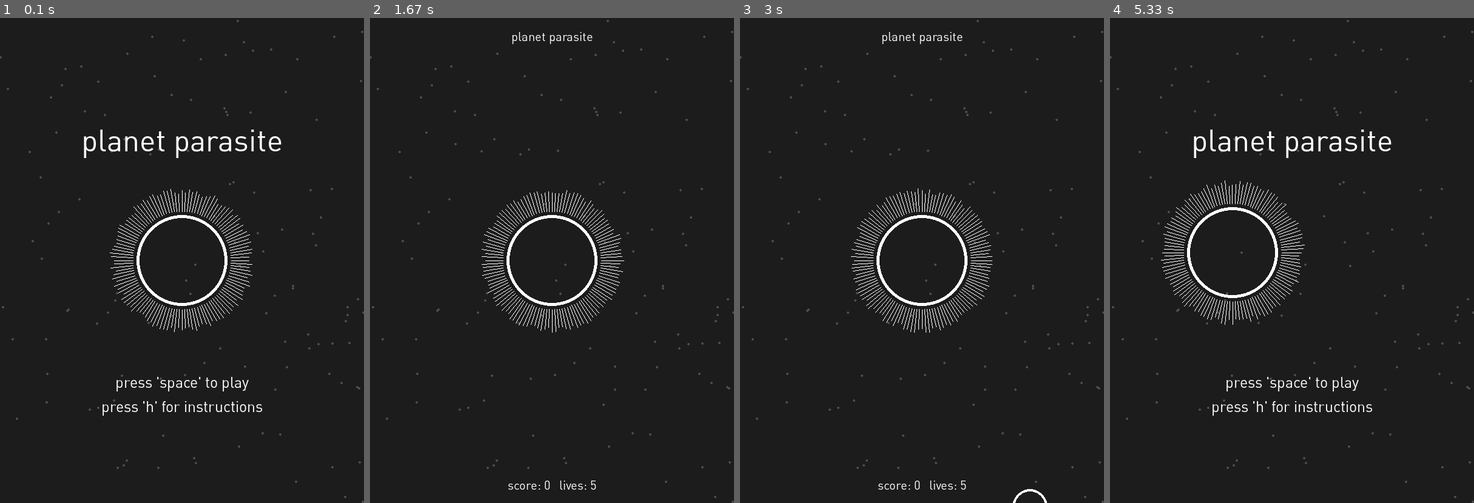
Above: before the commit, frames 1-4 (left to right).
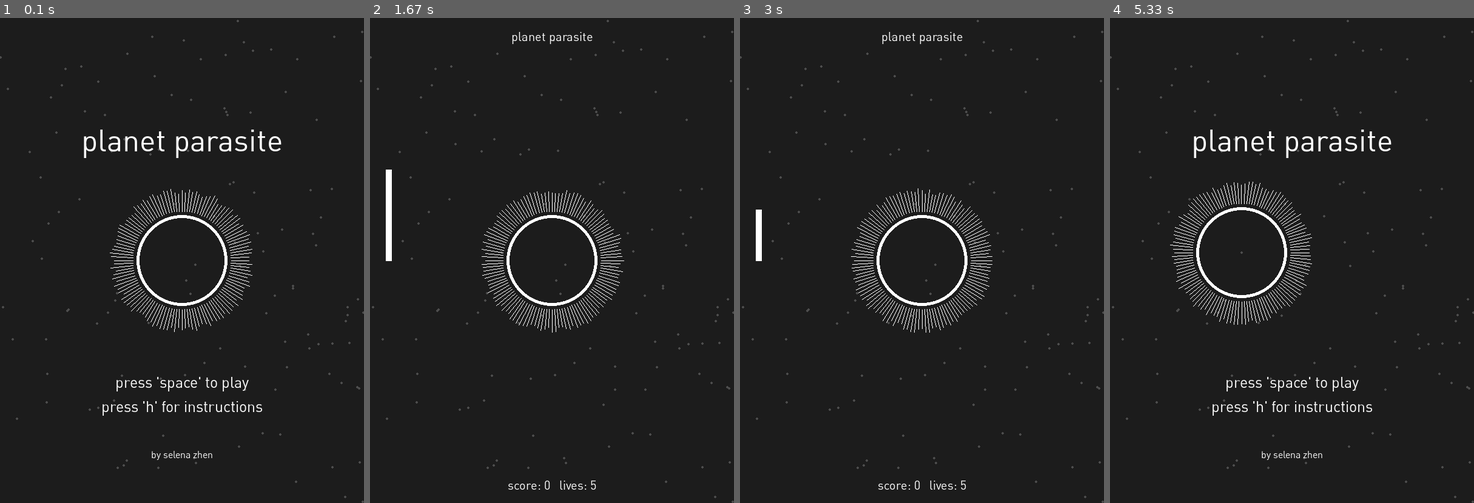
Above: after the commit, the same moments.

Repository: selenazhen/planetParasite
Game: pygame game, started from Game.py
The game is run twice, just before and just after one commit, with the same random seed, the same clock (stepped at 60 frames per second) and the same inputs.
Inputs:
- Up to frame 1 (0.1 s): no input
- Up to frame 2 (1.67 s): hold H 0.33-0.8 s; hold Right 0.33-0.8 s; hold Right 0.83-1.3 s; tap Space at 0.9, 1.2, 1.4 s; hold Up 1.33-1.63 s
- Up to frame 3 (3 s): hold 1 2.17-2.7 s; hold Left 2.17-2.7 s; tap Space at 2.23, 2.53, 2.8 s; tap 0 at 2.32 s; hold Left from 2.73 s (still down); tap 1 at 2.88 s
- Up to frame 4 (5.33 s): tap Space at 3.1, 3.37, 3.7, 4, 4.13, 4.53, 4.83, 5.2 s; release Left at 3.27 s; hold Down 3.3-3.6 s; hold Left 3.63-4.03 s; tap 0 at 3.78, 5.28 s; hold Up 4.07-4.43 s; tap 1 at 4.22 s; hold Right 4.47-5.1 s; hold Down from 5.13 s (still down)

The runs differ from the first frame. In frame 1, less than 0.1% of the frame differs, in the area x 41-59%, y 89-92%; in frame 2, 0.3%; in frame 3, 0.2%; in frame 4, 2.2%, in the area x 14-59%, y 33-92%.

Commit message:
beginning powerups working on attack

Diff:
--- a/Game.py
+++ b/Game.py
@@ -14,8 +14,9 @@
 '''
 Game.py
 Actually implements the game
-edit redraw all here
+edit drawing functions here
 '''
+
 
 class Game(PygameGame):
     def init(self):
@@ -28,7 +29,7 @@
         self.titleGroup = pygame.sprite.Group()
         self.parasiteTitle = pygame.sprite.Group()
         # self.tentacleGroup = pygame.sprite.Group()
-        self.instructionGroup = pygame.sprite.Group()
+        self.instructionsInhabited = pygame.sprite.Group()
 
         self.starList = []
 
@@ -52,37 +53,58 @@
         titleNew = Title()
         self.titleGroup.add(titleNew)
 
-        instructionsNew = Instructions()
-        self.instructionGroup.add(instructionsNew)
+        inhabitedTitleNew = Inhabited((self.width//20)*27,(self.height//10)*15)
+        self.instructionsInhabited.add(inhabitedTitleNew)
+        self.formed = False
 
     def drawInstructions(self,screen):
         print ('drawinstructions screen is on')
         self.screen.fill(self.bgColor)
         w,h,m = self.width,self.height,self.margin
 
-        print (self.instructionsPage)
         if self.instructionsPage == 1:
             titleFont = pygame.font.Font("DINPro.otf", 30)
             titleText = titleFont.render('how to play', True, WHITE)
             titleRect = titleText.get_rect()
             titleRect.centerx = self.width//2
-            titleRect.centery = (self.height//10)*1
-
-            parasiteFont = pygame.font.Font("DINPro.otf", 22)
-            parasiteText = parasiteFont.render('this is you', True, WHITE)
+            titleRect.centery = (self.height//20)*2
+
+            parasiteFont = pygame.font.Font("DINPro.otf", 19)
+            parasiteText = parasiteFont.render("this is you (a parasite)", True, WHITE)
             parasiteRect = parasiteText.get_rect()
-            parasiteRect.left = (self.width//10)*2
-            parasiteRect.centery = (self.height//10)*3
-
-            planetFont = pygame.font.Font("DINPro.otf", 22)
-            planetText = planetFont.render('these are planets', True, WHITE)
+            parasiteRect.left = (self.width//40)*5
+            parasiteRect.centery = (self.height//20)*6
+
+            planetFont = pygame.font.Font("DINPro.otf", 19)
+            planetText = planetFont.render('these are uninhabited planets', True, WHITE)
             planetRect = planetText.get_rect()
-            planetRect.left = (self.width//10)*2
-            planetRect.centery = (self.height//10)*6
-
+            planetRect.left = (self.width//40)*5
+            planetRect.centery = (self.height//20)*11
+
+            inhabitedFont = pygame.font.Font("DINPro.otf", 19)
+            if not self.formed:
+                inhabitedText = inhabitedFont.render('this is a developing planet', True, WHITE)
+            if self.formed:
+                inhabitedText = inhabitedFont.render('this is an inhabited planet', True, WHITE)
+            inhabitedRect = inhabitedText.get_rect()
+            inhabitedRect.left = (self.width//40)*5
+            inhabitedRect.centery = (self.height//20)*16
+
+
+            if self.frameCount >= 60 and self.frameCount % 3 == 0: #inhabited planets get larger and larger as time goes on
+                for inhabited in self.instructionsInhabited:
+                    #if inhabited planet gets larger than a certain size:
+                    if (inhabited.inhabitedSize >= .06*min(inhabited.imageX,inhabited.imageY)):
+                        inhabited.stopUpdating(WHITE)
+                        inhabited.dotted()
+                        self.formedInhabitedGroup.add(inhabited)
+                        self.instructionsInhabited.remove(inhabited)
+                        self.formed = True
+                    else:
+                        inhabited.update()
 
             #draw parasite
-            px = (self.width//10)*7
+            px = (self.width//20)*15
             py = (self.height//10)*3
             pygame.draw.circle(self.screen, WHITE,(px,py), parasiteSize, 5) #draw parasite
             for div in range(self.divisions):
@@ -96,27 +118,63 @@
 
             #draw little planets
             pygame.draw.circle(self.screen, WHITE,
-                            ((self.width//60)*40,(self.height//30)*19),
+                            ((self.width//60)*42,(self.height//30)*17),
                             planetSize, 2) #draw planet top left
             pygame.draw.circle(self.screen, WHITE,
-                            ((self.width//60)*45,(self.height//30)*18),
+                            ((self.width//60)*47,(self.height//30)*16),
                             planetSize, 2) #draw planet top right
             pygame.draw.circle(self.screen, WHITE,
-                            ((self.width//60)*46,(self.height//30)*20),
+                            ((self.width//60)*48,(self.height//30)*18),
                             planetSize, 2) #draw planet
 
             #draw text
+            self.instructionsInhabited.draw(self.screen)
+            self.formedInhabitedGroup.draw(self.screen)
             self.screen.blit(titleText, titleRect)
             self.screen.blit(parasiteText, parasiteRect)
             self.screen.blit(planetText, planetRect)
+            self.screen.blit(inhabitedText, inhabitedRect)
+
 
         if self.instructionsPage == 2:
             titleFont = pygame.font.Font("DINPro.otf", 30)
-            titleText = titleFont.render('shit', True, WHITE)
+            titleText = titleFont.render('how to play', True, WHITE)
             titleRect = titleText.get_rect()
-            titleRect.centerx = screenWidth//2
-            titleRect.centery = screenHeight//8
+            titleRect.centerx = self.width//2
+            titleRect.centery = (self.height//20)*2
+
+            parFont = pygame.font.Font("DINPro.otf", 20)
+
+            text1 = wrapline("capture the uninhabited planets and the developing planets but avoid the fully formed inhabited planets.", parFont, 475)
+            text2 = wrapline("for every time you are caught within the safety zone of an inhabited planet you lose a life and your tentacles shorten.", parFont, 475)
+            text3 = wrapline("look for planets with powerups to help improve your parasitic nature.", parFont, 475)
+
+            lineSpacing = self.height//30
+            for i in range(len(text1)):
+                parText = parFont.render(text1[i], True, WHITE)
+                parRect = parText.get_rect()
+                parRect.left = (self.width//40)*5
+                parRect.centery = (self.height//40)*8 + (lineSpacing*i)
+                self.screen.blit(parText, parRect)
+
+            for i in range(len(text2)):
+                parText = parFont.render(text2[i], True, WHITE)
+                parRect = parText.get_rect()
+                parRect.left = (self.width//40)*5
+                parRect.centery = (self.height//40)*12 + (lineSpacing*i)
+                self.screen.blit(parText, parRect)
+
+            for i in range(len(text3)):
+                parText = parFont.render(text3[i], True, WHITE)
+                parRect = parText.get_rect()
+                parRect.left = (self.width//40)*5
+                parRect.centery = (self.height//40)*17 + (lineSpacing*i)
+                self.screen.blit(parText, parRect)
+
             self.screen.blit(titleText, titleRect)
+            self.screen.blit(parText, parRect)
+        if self.instructionsPage == 3:
+            self.instructions = False
 
     def drawSplash(self,screen):
         print ('drawsplash screen is on')
@@ -126,7 +184,11 @@
         for star in self.starList:
             pygame.draw.circle(self.screen, DARKGREY,(star[0],star[1]),2)
 
-        self.titleGroup.draw(screen)
+        nameFont = pygame.font.Font("DINPro.otf", 16)
+        nameText = nameFont.render('by selena zhen', True, WHITE)
+        nameRect = nameText.get_rect()
+        nameRect.centerx = (self.width//2)
+        nameRect.centery = (self.height//20)*18
 
         pygame.draw.circle(self.screen, WHITE,(self.tw//2,self.th//2), parasiteSize, 5) #draw parasite
         for div in range(self.divisions):
@@ -152,9 +214,11 @@
             print ('its too far down')
             self.vSpeed *= -1
 
+        self.titleGroup.draw(screen)
+        self.screen.blit(nameText, nameRect)
 
     def drawGame(self, screen):
-        print ('drawgame is on')
+        # print ('drawgame is on')
         self.screen.fill(self.bgColor)
         w,h,m = self.width,self.height,self.margin
         font = pygame.font.Font("DINPro.otf", 20)
@@ -167,30 +231,55 @@
 
         #add inhabited planets
         if self.frameCount % 60 == 0:
-            inhabitedNew = Inhabited()
+            inhabitedNew = Inhabited(0,0)
             self.inhabitedGroup.add(inhabitedNew)
-            print ('new uninhabited')
+            # print ('new uninhabited')
 
         #add a planet every so often
         if self.frameCount % 60 == 0:
             planet = Planet()
             self.planetGroup.add(planet)
-            print ('new planet')
+            # print ('new planet')
+
+        #attack stuff here
+        print (self.attackMeter)
+        if self.attack:
+            self.tentacleColor = RED
+            self.attackMeter -= 2 #reduce attacklevel faster
+        if not self.attack:
+            self.tentacleColor = WHITE
+            if self.frameCount % 20 == 0:
+                self.attackMeter += 1 #regain attack level slowly
+            self.attackMeter = min(self.attackMeter,100)
+        aX = self.width//20
+        aY = self.height//2
+        pygame.draw.line(self.screen,self.tentacleColor,(aX,aY),
+                        (aX, aY - (1.5*self.attackMeter)), 10)
 
         for parasite in self.parasite:
-            collisionPlanetsList = pygame.sprite.spritecollide(parasite,self.planetGroup,  False,
-                            pygame.sprite.collide_circle)
-            for capturedPlanet in collisionPlanetsList:
-                self.planetGroup.remove(capturedPlanet)
-                self.score += 10
-                capturedNew = Captured(w//2+random.randrange(-(parasiteSize-(1.5*planetSize)),(parasiteSize-(1.5*planetSize))),h//2+random.randrange(-(parasiteSize-(1.5*planetSize)),(parasiteSize-(1.5*planetSize))))
-                self.capturedGroup.add(capturedNew)
-            collisionInhabitedList = pygame.sprite.spritecollide(parasite,self.formedInhabitedGroup,  False,
-                            pygame.sprite.collide_circle)
-            for hitInhabited in collisionInhabitedList:
-                hitInhabited.stopUpdating(PINK) #turn the hit inhabited planet pink for right now
-                self.formedInhabitedGroup.remove(hitInhabited) #remove inhabited
-                self.lives -= 1
+            if self.attack:
+                collisionAttackList = pygame.sprite.spritecollide(parasite,self.inhabitedGroup,  False,
+                                pygame.sprite.collide_circle)
+                for attacked in collisionAttackList:
+                    self.inhabitedGroup.remove(attacked)
+
+            if not self.attack:
+                collisionPlanetsList = pygame.sprite.spritecollide(parasite,self.planetGroup,  False,
+                                pygame.sprite.collide_circle)
+                for capturedPlanet in collisionPlanetsList:
+                    self.planetGroup.remove(capturedPlanet)
+                    self.score += 10
+                    capturedNew = Captured(w//2+random.randrange(-(parasiteSize-(1.5*planetSize)),
+                                (parasiteSize-(1.5*planetSize))),
+                                h//2+random.randrange(-(parasiteSize-(1.5*planetSize)),
+                                (parasiteSize-(1.5*planetSize))))
+                    self.capturedGroup.add(capturedNew)
+                collisionInhabitedList = pygame.sprite.spritecollide(parasite,self.formedInhabitedGroup,  False,
+                                pygame.sprite.collide_circle)
+                for hitInhabited in collisionInhabitedList:
+                    hitInhabited.stopUpdating(PINK) #turn the hit inhabited planet pink for right now
+                    self.formedInhabitedGroup.remove(hitInhabited) #remove inhabited
+                    self.lives -= 1
 
         # change length of tentacles based on lives
         if self.lives == 4:
@@ -237,15 +326,15 @@
 
         self.parasite.update(self.tentaclesMax-7) #reduce radius by a few pixels to get make appearance better
 
+        for star in self.starList:
+            pygame.draw.circle(self.screen, DARKGREY,(star[0],star[1]),2)
+
         #DRAW STATEMENTS
         self.capturedGroup.draw(screen)
         self.planetGroup.draw(screen)
         self.inhabitedGroup.draw(screen)
         self.formedInhabitedGroup.draw(screen)
         self.parasite.draw(screen)
-
-        for star in self.starList:
-            pygame.draw.circle(self.screen, DARKGREY,(star[0],star[1]),2)
 
         for div in range(self.divisions):
             divAngle = div*((math.pi*2)/self.divisions)
@@ -254,9 +343,7 @@
             outerDivY = h//2 + ((parasiteSize+self.length) * math.sin(divAngle))
             innerDivX = w//2 + ((parasiteSize+6) * math.cos(divAngle))
             innerDivY = h//2 + ((parasiteSize+6) * math.sin(divAngle))
-            pygame.draw.line(self.screen,WHITE,(innerDivX,innerDivY), (outerDivX, outerDivY), 1)
-            # tentacleNew = Tentacle(innerDivX,innerDivY,outerDivX,outerDivY)
-            # self.tentacleGroup.add(tentacleNew)
+            pygame.draw.line(self.screen,self.tentacleColor,(innerDivX,innerDivY), (outerDivX, outerDivY), 1)
 
         # pygame.draw.rect(screen, CHARCOAL,(0, 0, w, m)) #border top rect
         # pygame.draw.rect(screen, CHARCOAL,(0, 0, m, h)) #border bottom rect
--- a/Inhabited.py
+++ b/Inhabited.py
@@ -13,12 +13,15 @@
 class Inhabited(pygame.sprite.Sprite):
 
 
-    def __init__(self):
+    def __init__(self,cx,cy):
         pygame.sprite.Sprite.__init__(self)
-
-        #randomize position with posX and posY
-        posX = random.randrange(250,2*screenWidth)
-        posY = random.randrange(250,2*screenHeight)
+        #randomize position with posX and posY if specific location is not given
+        if cx == 0 and cy == 0:
+            posX = random.randrange(250,2*screenWidth)
+            posY = random.randrange(250,2*screenHeight)
+        else:
+            posX = cx
+            posY = cy
         # posX = random.randrange(0,2*screenWidth)
         # posY = random.randrange(0,2*screenHeight)
         #find location of image surface
@@ -30,8 +33,10 @@
         self.coordsY = self.imageY//2
         self.color = WHITE
         self.rect = self.image.get_rect()
-        self.radius = .5*parasiteSize*2
         self.inhabitedSize = planetSize
+        self.radius = self.inhabitedSize
+        # self.radius = .5*parasiteSize*2
+
         # pygame.draw.circle(self.image, self.color,(self.coordsX,self.coordsY),
         #                     self.inhabitedSize)
         self.divisions = 100
--- a/gVariables.py
+++ b/gVariables.py
@@ -7,7 +7,50 @@
 BLACK = (0,0,0)
 DARKGREY = (77,77,77)
 # RED = (255,0,0)
-RED = (236,70,70)
+RED = (255,104,104)
 PINK = (249,167,167)
 ORANGE = (247,126,74)
 YELLOW = (255,250,148)
+
+
+### wrap line functions
+
+from itertools import chain
+
+def truncline(text, font, maxwidth):
+        real=len(text)
+        stext=text
+        l=font.size(text)[0]
+        cut=0
+        a=0
+        done=1
+        old = None
+        while l > maxwidth:
+            a=a+1
+            n=text.rsplit(None, a)[0]
+            if stext == n:
+                cut += 1
+                stext= n[:-cut]
+            else:
+                stext = n
+            l=font.size(stext)[0]
+            real=len(stext)
+            done=0
+        return real, done, stext
+
+def wrapline(text, font, maxwidth):
+    done=0
+    wrapped=[]
+
+    while not done:
+        nl, done, stext=truncline(text, font, maxwidth)
+        wrapped.append(stext.strip())
+        text=text[nl:]
+    return wrapped
+
+
+def wrap_multi_line(text, font, maxwidth):
+    """ returns text taking new lines into account.
+    """
+    lines = chain(*(wrapline(line, font, maxwidth) for line in text.splitlines()))
+    return list(lines)
--- a/pygamegame.py
+++ b/pygamegame.py
@@ -63,7 +63,9 @@
         self.instructionsPage = 1
         self.tw = self.width
         self.th = self.height
-
+        self.attack = False
+        self.attackMeter = 100
+        self.tentacleColor = WHITE
         pygame.init()
 
     def run(self):
@@ -91,6 +93,7 @@
                     left = True
                     if self.instructions == True:
                         self.instructionsPage -= 1
+                        self.instructionsPage = max(self.instructionsPage,1)
                 if (event.type == pygame.KEYUP) and (event.key == K_LEFT):
                     left = False
                 if (event.type == pygame.KEYDOWN) and (event.key == K_RIGHT):
@@ -115,11 +118,18 @@
                     self.instructions = False
                     print ('gameplay off')
                 if (event.type == pygame.KEYDOWN) and (event.key == K_h):
-                    self.gamePlay = False
-                    self.instructionsPage = 1 #reset instruction page to 1
-                    self.instructions = True
-
+                    if not self.gamePlay:
+                        self.instructionsPage = 1 #reset instruction page to 1
+                        self.instructions = True
                     print ('gameplay off')
+                #attack mode
+                if (event.type == pygame.KEYDOWN) and (event.key == K_1):
+                    if self.attackMeter > 0:
+                        self.attack = True
+                    if self.attackMeter <= 0: #attack meter runs out
+                        self.attack = False
+                if (event.type == pygame.KEYUP) and (event.key == K_1):
+                    self.attack = False
                 if (event.type == pygame.KEYDOWN) and (event.key == K_ESCAPE):
                     self.playing = False
 
